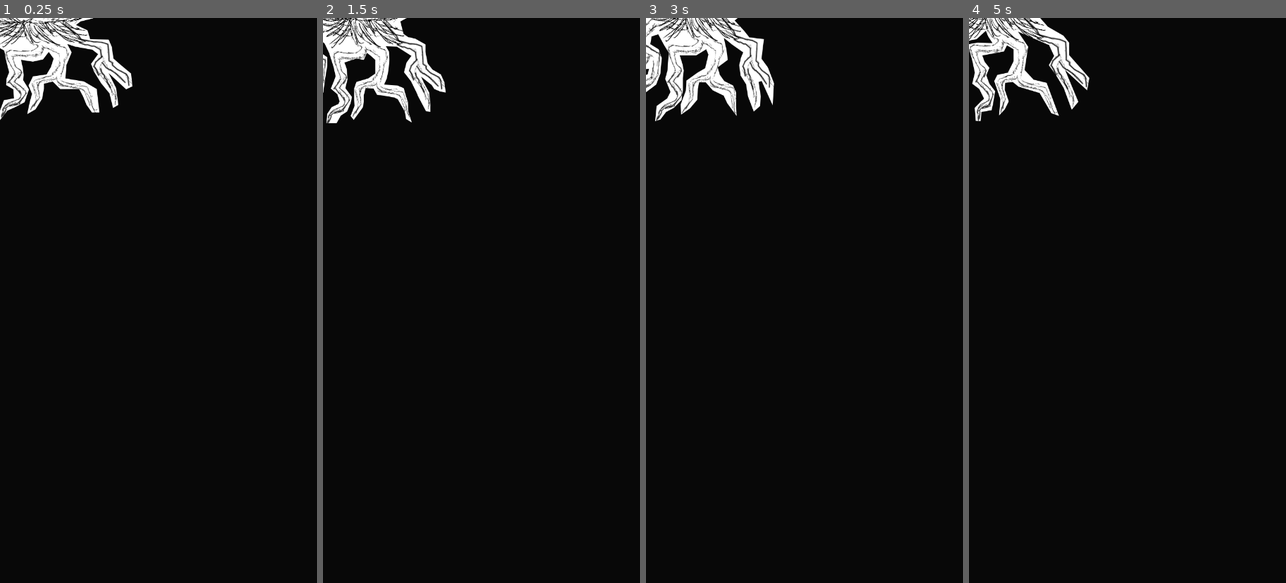
Above: before the commit, frames 1-4 (left to right).
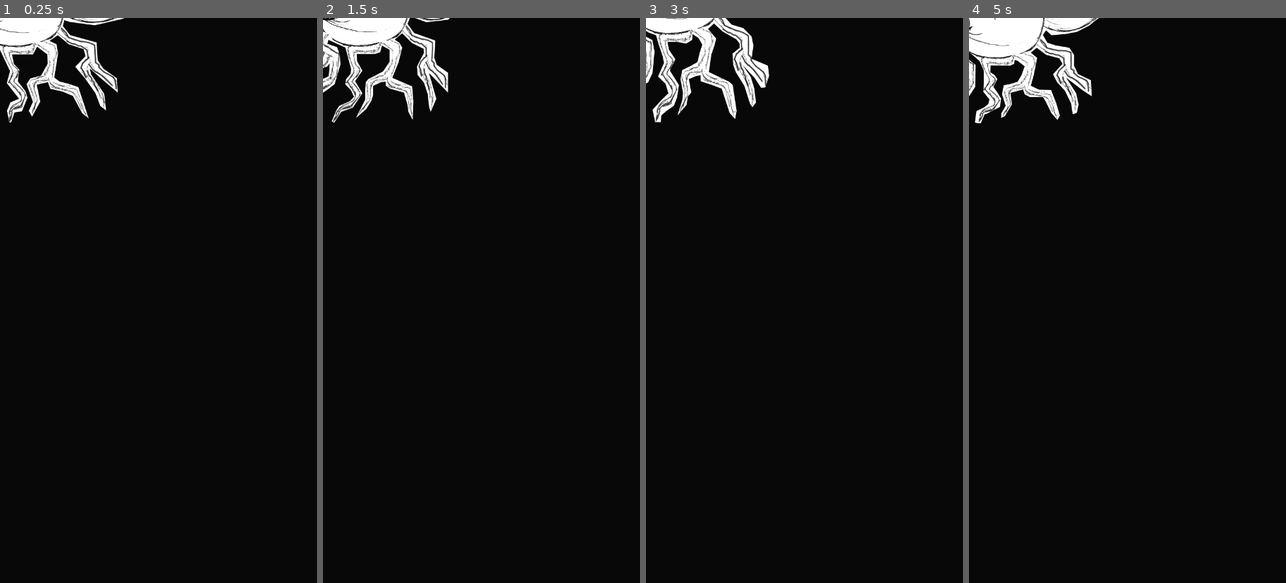
Above: after the commit, the same moments.

Repository: patryelt/RootOfEvil
Game: Godot game, scene res://scenes/artscene.tscn
The game is run twice, just before and just after one commit, with the same random seed, the same clock (stepped at 60 frames per second) and the same inputs. This scene is started directly instead of the project's main scene.
Inputs:
- Up to frame 1 (0.25 s): no input
- Up to frame 2 (1.5 s): tap Space (jump) at 0.77 s
- Up to frame 3 (3 s): tap Space (jump) at 1.52 s
- Up to frame 4 (5 s): tap Space (jump) at 3.02, 3.77, 4.52 s

The runs differ from the first frame. In frame 1, 3.8% of the frame differs, in the area x 0-42%, y 0-19%; in frame 2, 4.2%, in the area x 0-40%, y 0-19%; in frame 3, 3.8%; in frame 4, 3.7%.

Commit message:
added flower

Diff:
--- a/scenes/artscene.tscn
+++ b/scenes/artscene.tscn
@@ -1,8 +1,9 @@
-[gd_scene load_steps=18 format=2]
+[gd_scene load_steps=24 format=2]
 
 [ext_resource path="res://assets/art/eye.png" type="Texture" id=1]
 [ext_resource path="res://assets/art/bulb.png" type="Texture" id=2]
 [ext_resource path="res://assets/art/stem.png" type="Texture" id=3]
+[ext_resource path="res://assets/art/flower.png" type="Texture" id=4]
 
 [sub_resource type="AtlasTexture" id=10]
 flags = 4
@@ -27,34 +28,6 @@
 [sub_resource type="SpriteFrames" id=14]
 animations = [ {
 "frames": [ SubResource( 10 ), SubResource( 11 ), SubResource( 12 ), SubResource( 13 ) ],
-"loop": true,
-"name": "default",
-"speed": 5.0
-} ]
-
-[sub_resource type="AtlasTexture" id=1]
-flags = 4
-atlas = ExtResource( 2 )
-region = Rect2( 0, 0, 512, 512 )
-
-[sub_resource type="AtlasTexture" id=2]
-flags = 4
-atlas = ExtResource( 2 )
-region = Rect2( 512, 0, 512, 512 )
-
-[sub_resource type="AtlasTexture" id=3]
-flags = 4
-atlas = ExtResource( 2 )
-region = Rect2( 0, 512, 512, 512 )
-
-[sub_resource type="AtlasTexture" id=4]
-flags = 4
-atlas = ExtResource( 2 )
-region = Rect2( 512, 512, 512, 512 )
-
-[sub_resource type="SpriteFrames" id=5]
-animations = [ {
-"frames": [ SubResource( 1 ), SubResource( 2 ), SubResource( 3 ), SubResource( 4 ) ],
 "loop": true,
 "name": "default",
 "speed": 5.0
@@ -95,26 +68,92 @@
 "values": [ 0, 1, 0, 1, 0, 1 ]
 }
 
-[node name="Node2D" type="Node2D"]
+[sub_resource type="AtlasTexture" id=15]
+flags = 4
+atlas = ExtResource( 4 )
+region = Rect2( 0, 0, 512, 512 )
+
+[sub_resource type="AtlasTexture" id=16]
+flags = 4
+atlas = ExtResource( 4 )
+region = Rect2( 512, 0, 512, 512 )
+
+[sub_resource type="AtlasTexture" id=17]
+flags = 4
+atlas = ExtResource( 4 )
+region = Rect2( 0, 512, 512, 512 )
+
+[sub_resource type="AtlasTexture" id=18]
+flags = 4
+atlas = ExtResource( 4 )
+region = Rect2( 512, 512, 512, 512 )
+
+[sub_resource type="SpriteFrames" id=19]
+animations = [ {
+"frames": [ SubResource( 15 ), SubResource( 16 ), SubResource( 17 ), SubResource( 18 ) ],
+"loop": true,
+"name": "default",
+"speed": 5.0
+} ]
+
+[sub_resource type="AtlasTexture" id=1]
+flags = 4
+atlas = ExtResource( 2 )
+region = Rect2( 0, 0, 512, 512 )
+
+[sub_resource type="AtlasTexture" id=2]
+flags = 4
+atlas = ExtResource( 2 )
+region = Rect2( 512, 0, 512, 512 )
+
+[sub_resource type="AtlasTexture" id=3]
+flags = 4
+atlas = ExtResource( 2 )
+region = Rect2( 0, 512, 512, 512 )
+
+[sub_resource type="AtlasTexture" id=4]
+flags = 4
+atlas = ExtResource( 2 )
+region = Rect2( 512, 512, 512, 512 )
+
+[sub_resource type="SpriteFrames" id=5]
+animations = [ {
+"frames": [ SubResource( 1 ), SubResource( 2 ), SubResource( 3 ), SubResource( 4 ) ],
+"loop": true,
+"name": "default",
+"speed": 5.0
+} ]
+
+[node name="player_anim" type="Node2D"]
 
 [node name="stem" type="AnimatedSprite" parent="."]
 position = Vector2( 100, -392 )
 scale = Vector2( 1, 1 )
 frames = SubResource( 14 )
+frame = 2
 playing = true
 
-[node name="bulb_anim" type="AnimatedSprite" parent="stem"]
-position = Vector2( -23, 374 )
-scale = Vector2( 1, 1 )
-frames = SubResource( 5 )
-playing = true
-
-[node name="eye_anim" type="AnimatedSprite" parent="stem/bulb_anim"]
-position = Vector2( 19, -813 )
-scale = Vector2( 0.81836, 0.81836 )
+[node name="eye_anim" type="AnimatedSprite" parent="."]
+position = Vector2( 96, -831 )
+scale = Vector2( 0.818359, 0.818359 )
 frames = SubResource( 8 )
 frame = 1
 playing = true
 
-[node name="Eye_animationplayer" type="AnimationPlayer" parent="stem/bulb_anim/eye_anim"]
+[node name="Eye_animationplayer" type="AnimationPlayer" parent="eye_anim"]
 anims/blinking = SubResource( 9 )
+
+[node name="flower_anim" type="AnimatedSprite" parent="."]
+position = Vector2( 77, -18.0001 )
+scale = Vector2( 1, 1 )
+frames = SubResource( 19 )
+frame = 3
+playing = true
+
+[node name="bulb_anim" type="AnimatedSprite" parent="."]
+visible = false
+position = Vector2( 77, -18.0001 )
+scale = Vector2( 1, 1 )
+frames = SubResource( 5 )
+frame = 2
+playing = true
